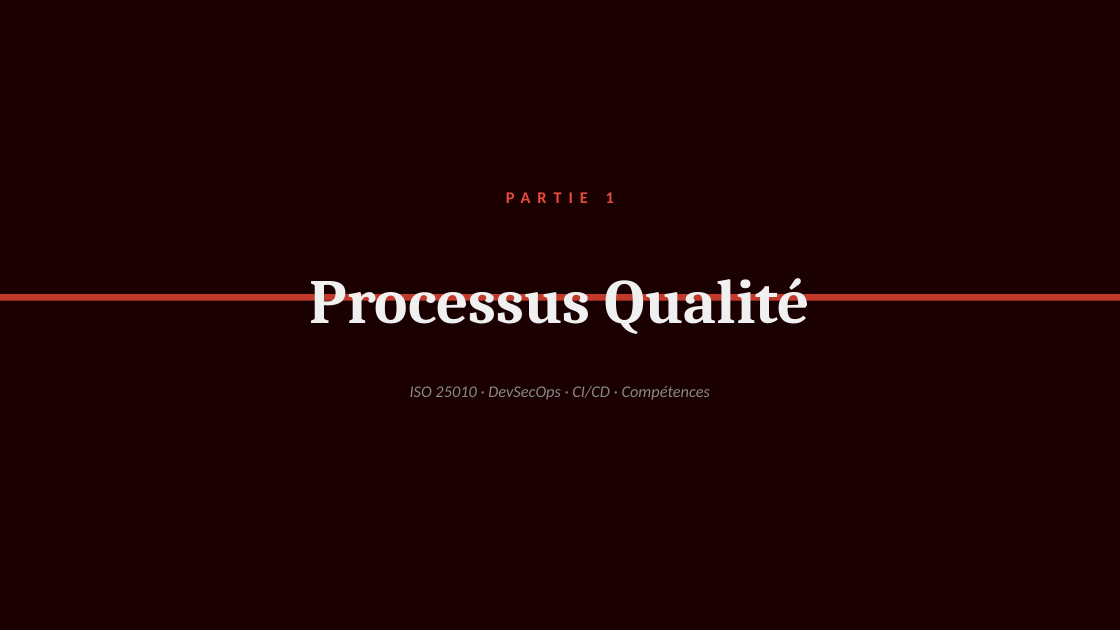
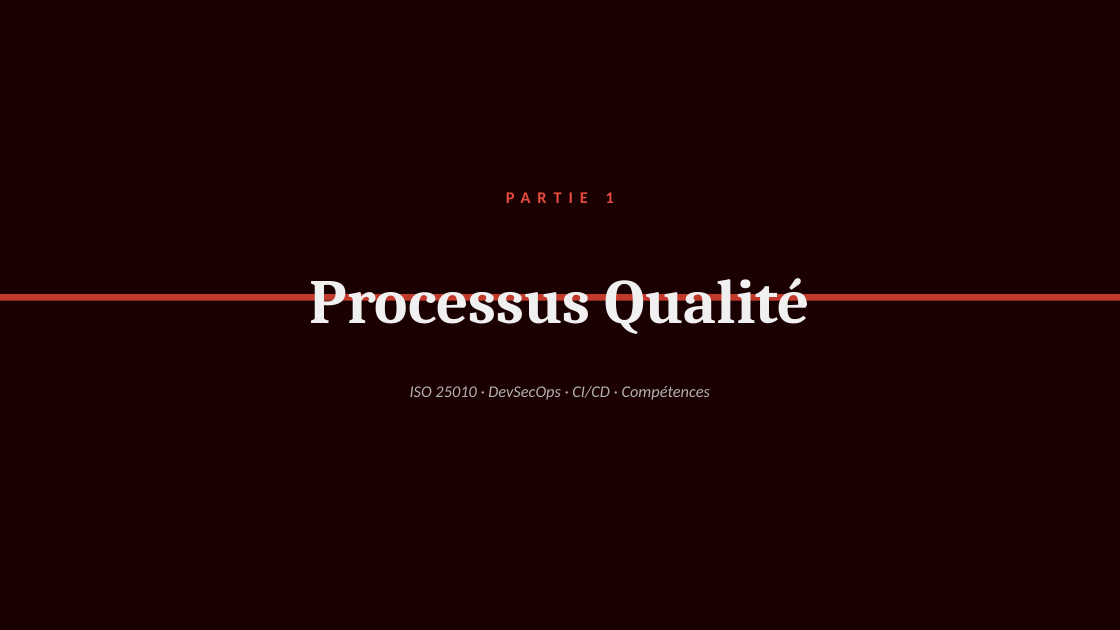
Before and after one commit to Brok3nWings/lpmde, a slide deck: slide 4 of presentation-LPMDE.pptx. Drawn at 1120x630 pixels with LibreOffice and Linux fonts; fonts in the diff are those of the drawing. Boxes give left, top, right and bottom in pixels: in the first picture for what was removed or moved away, otherwise in the second. Text is boxed around its words. In the diff, an @@ line names an element or a change of style, - is before the commit and + after.

```diff
--- a/presentation-LPMDE.pptx
+++ b/presentation-LPMDE.pptx
@@ text "ISO 25010 · DevSecOps · ..." at (x1=410, y1=386, x2=710, y2=400): text colour #888888 to #B2B2B2 @@
```
Also in this commit, not shown: 18 other slides changed, 1 slide added, 3 other files.
